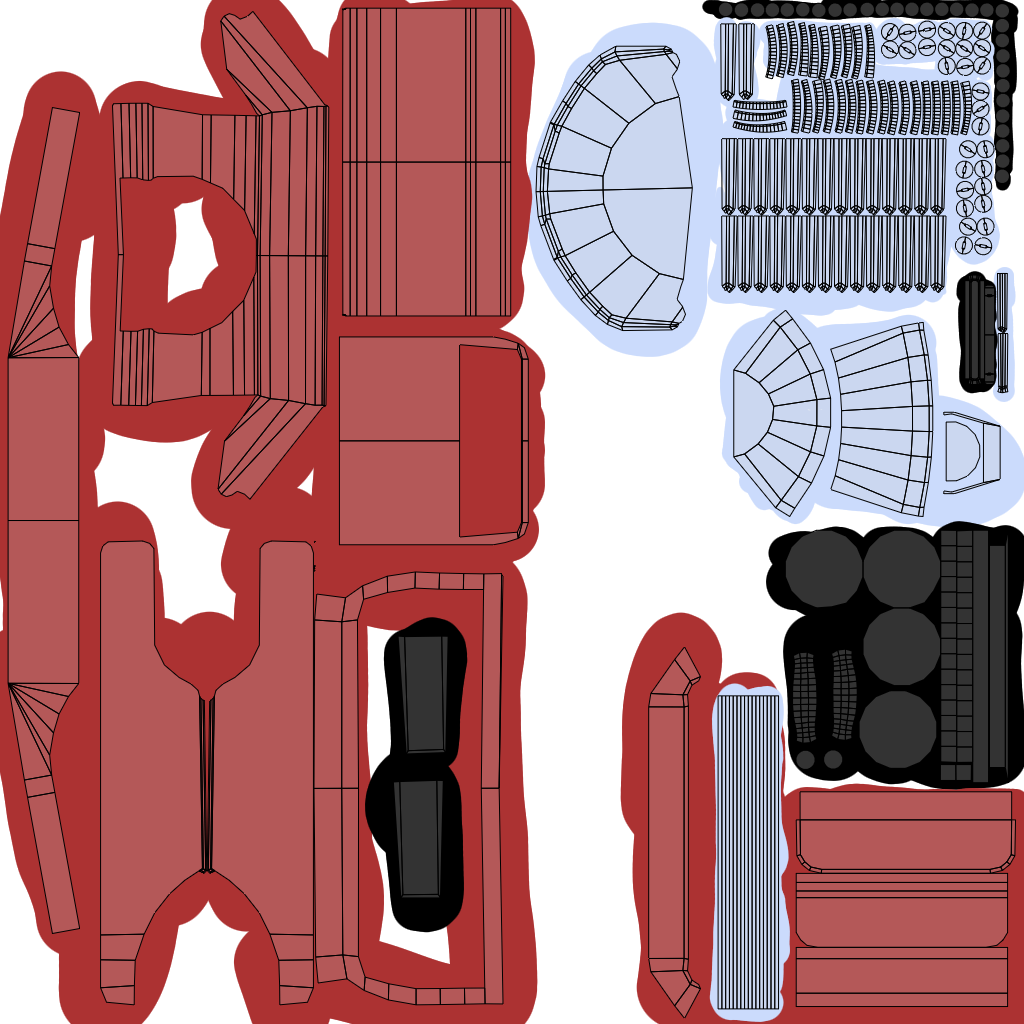
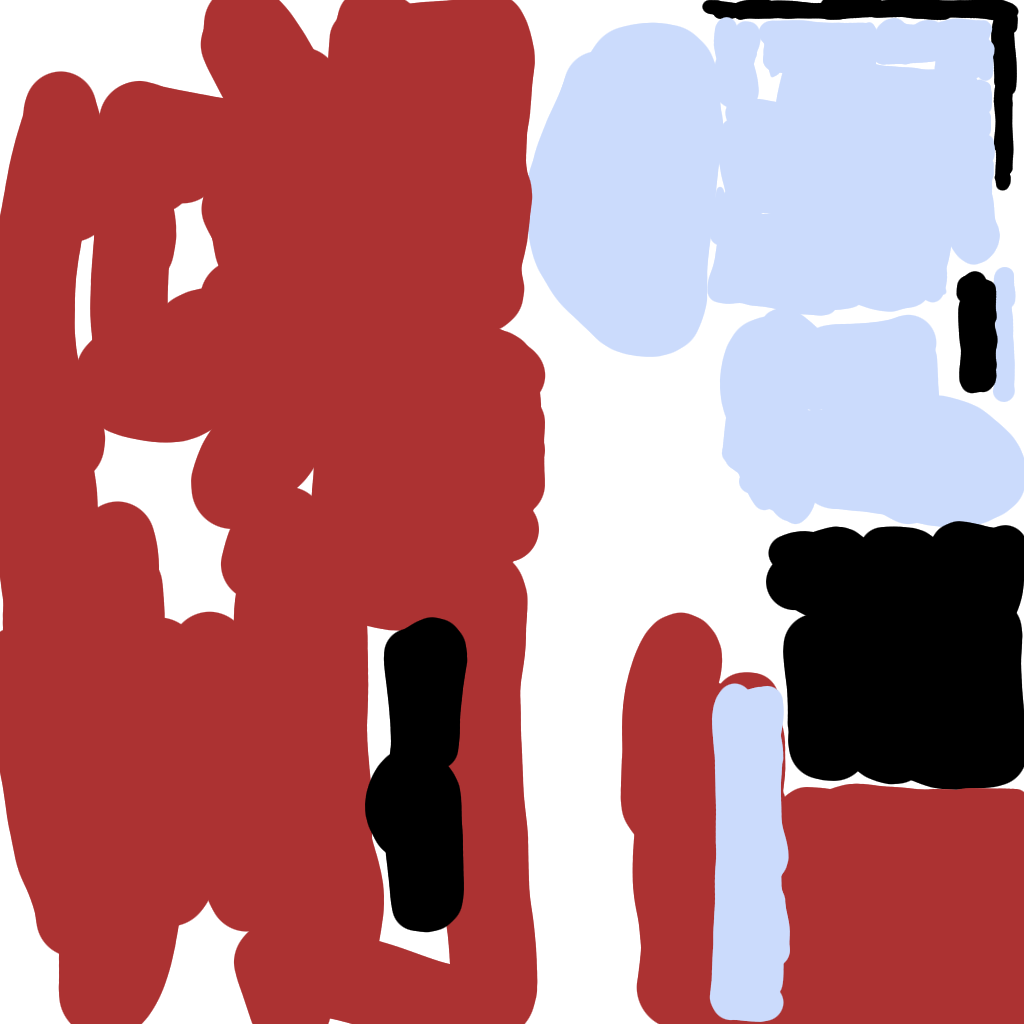
Layers edited between the first and the second 1024 x 1024 image:
hid "Background" over [7, 1, 1017, 1019]
